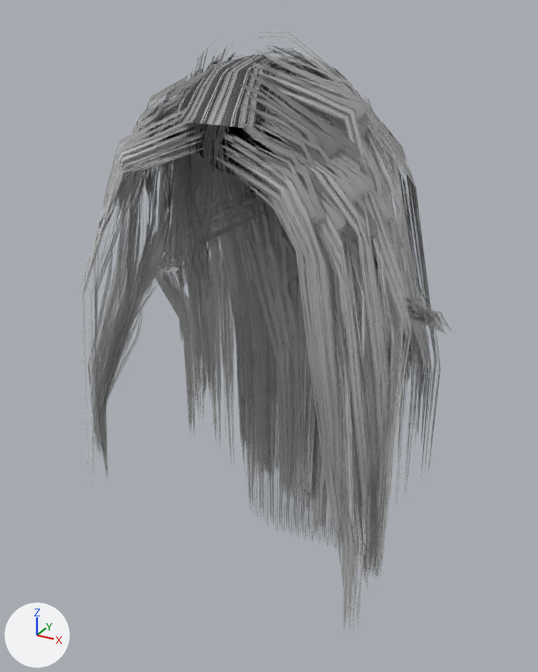
The glTF model public/models/doll/hair-long-straight-lo.glb: old version first, new version second.
One viewpoint serves both versions: a camera (50 mm lens) standing at (0.37, -0.69, 1.703) and looking at (-0.011, 0.002, 1.357). The lights are fixed; the arrows at lower left show +X, +Y and +Z. The first picture is the older version. Vertices at exactly the same position are counted once.

Objects in the first picture: 'Hair_long-straight'.
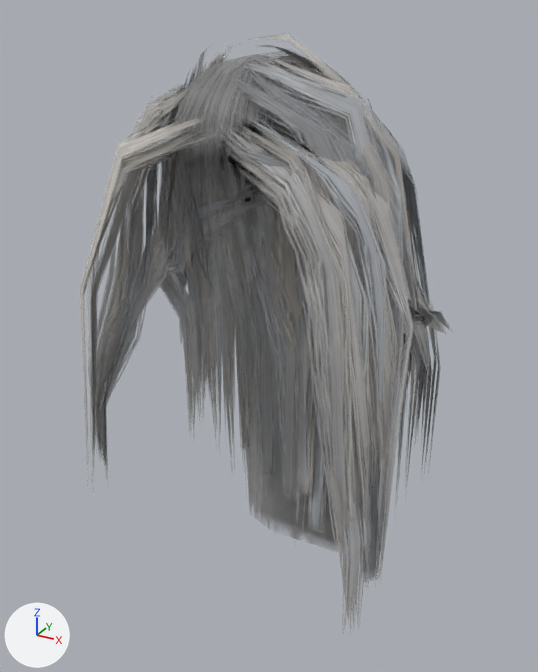
What changed in the scene script:
```text
Change me_hair_long_straight:
    used by ob_hair_long_straight; location = (0.0, 0.0, 0.0)
    remove me_hair_long_straight.from_pydata(...)  # 3345 vertices, 2559 faces; spans x -0.19..0.186, y -0.162..0.155, z 0.99..1.684
    add me_hair_long_straight.from_pydata(...)  # 3424 vertices, 2688 faces; spans x -0.19..0.186, y -0.162..0.155, z 0.99..1.684
    me_hair_long_straight part 1
    20 vertices are removed from x -0.078..0.075, y -0.132..0.038, z 1.521..1.611
    83 faces are deleted
    8 vertices move from x -0.066..0.077, y -0.131..0.03, z 1.521..1.611 to x -0.07..0.077, y -0.137..0.009, z 1.568..1.661
    99 vertices are added at x -0.089..0.089, y -0.14..0.048, z 1.508..1.659
    212 new faces join them, mat_hair_cap
    me_hair_long_straight part 2: 2360 kept faces spanning x -0.19..0.186, y -0.162..0.155, z 0.99..1.684 get new texture (UV) coordinates
    me_hair_long_straight part 3: 1917 kept faces spanning x -0.19..0.185, y -0.162..0.155, z 0.993..1.684 get new vertex colours
```

Boxes [x1, y1, x2, y2] around the edits, measured in the pictures (538 x 672 px):
'Hair_long-straight', reshaped: before [80, 31, 452, 632]; after [79, 35, 453, 634]
part 1 of me_hair_long_straight, reshaped: before [171, 54, 315, 185]; after [175, 54, 301, 161]
part 2 of me_hair_long_straight, surface changed: [80, 36, 450, 622] in both
part 3 of me_hair_long_straight, recoloured: [80, 36, 450, 622] in both
